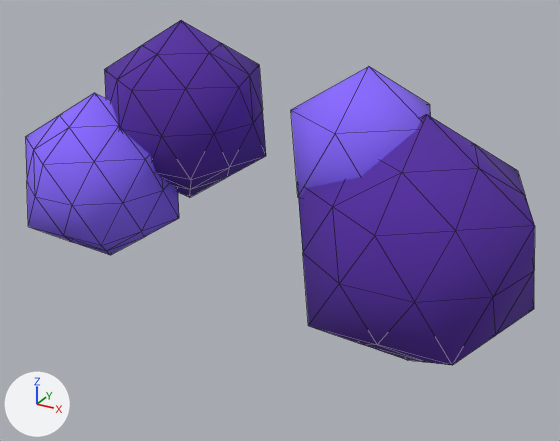
Before and after pictures for a commit that changed the glTF model src/assets/3d/treepurple.glb.
Camera for both pictures: a camera (50 mm lens) standing at (4.99, -5.4, 6.06) and looking at (1.05, 1.77, 2.48). Lighting does not change. The marker at lower left points along +X, +Y and +Z. Mesh edges are drawn as thin lines. Where no turn or scale is listed for an object, it has been applied to the vertices.

Objects in the first picture: 'ทรงกลม Ico', 'ทรงกลม Ico.001', 'ทรงกลม Ico.002', 'ทรงกลม Ico.003'.
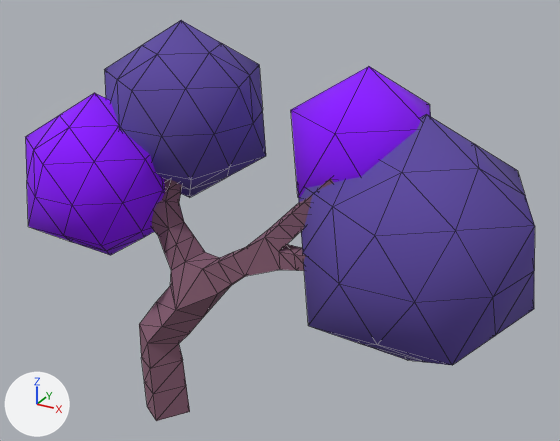
Changed parts and their boxes [x1, y1, x2, y2] in the pictures (560 x 441 px):
'ทรงกลม Ico.003', recoloured (purple to blue)
    both: [298, 114, 535, 365]
'ทรงกลม Ico.001', recoloured (purple to blue)
    both: [105, 20, 266, 195]
'ทรงกลม Ico', recoloured (blue to purple)
    both: [26, 93, 179, 255]
'Cube', now drawn (brown)
    after: [139, 179, 333, 421]
'ทรงกลม Ico.002', surface changed (blue to purple)
    both: [291, 66, 431, 198]

What changed in the scene script:
```text
Change mat_ว_สด__002:
    mat_ว_สด__002.base_color: (0.254, 0.141, 1.0) -> (0.262, 0.00335, 1.0)  # blue #8a69ff -> purple #8c0bff
Change mat_ว_สด:
    mat_ว_สด.base_color: (0.0887, 0.0242, 0.356) -> (0.107, 0.0648, 0.356)  # purple #542ba1 -> blue #5c48a1
Change mat_ว_สด__003:
    where n2 = _N.new('ShaderNodeMix'); n2.name = 'Mix'
    n2.inputs[7].default_value: (0.254, 0.141, 1.0, 1.0) -> (0.262, 0.00335, 1.0, 1.0)  # 'B', blue #8a69ff -> 'B', purple #8c0bff
Change mat_ว_สด__004:
    mat_ว_สด__004.base_color: (0.0887, 0.0242, 0.356) -> (0.107, 0.0648, 0.356)  # purple #542ba1 -> blue #5c48a1
Add mat_material:
    mat_material = principled_material('Material')
    mat_material.base_color = (0.238, 0.109, 0.164)  # brown #865d71
    mat_material.roughness = 1.0
Add me_cube:
    me_cube.from_pydata(...)  # 150 vertices, 296 faces; spans x -0.7..0.29, y -1.01..2.57, z -0.04..3.39
    me_cube.materials.append(mat_material)  # brown #865d71
Change ob_cube:
    ob_cube: bpy.data.objects.new('Cube', None) -> bpy.data.objects.new('Cube', me_cube)
```
